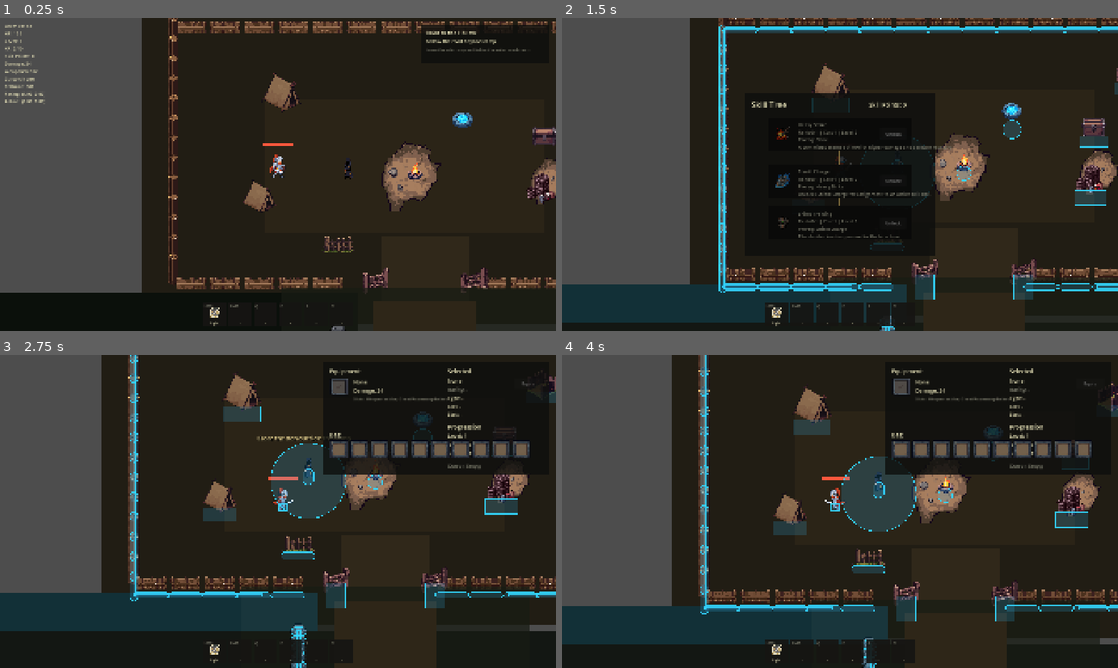
Above: before the commit, frames 1-4 (two rows, left to right).
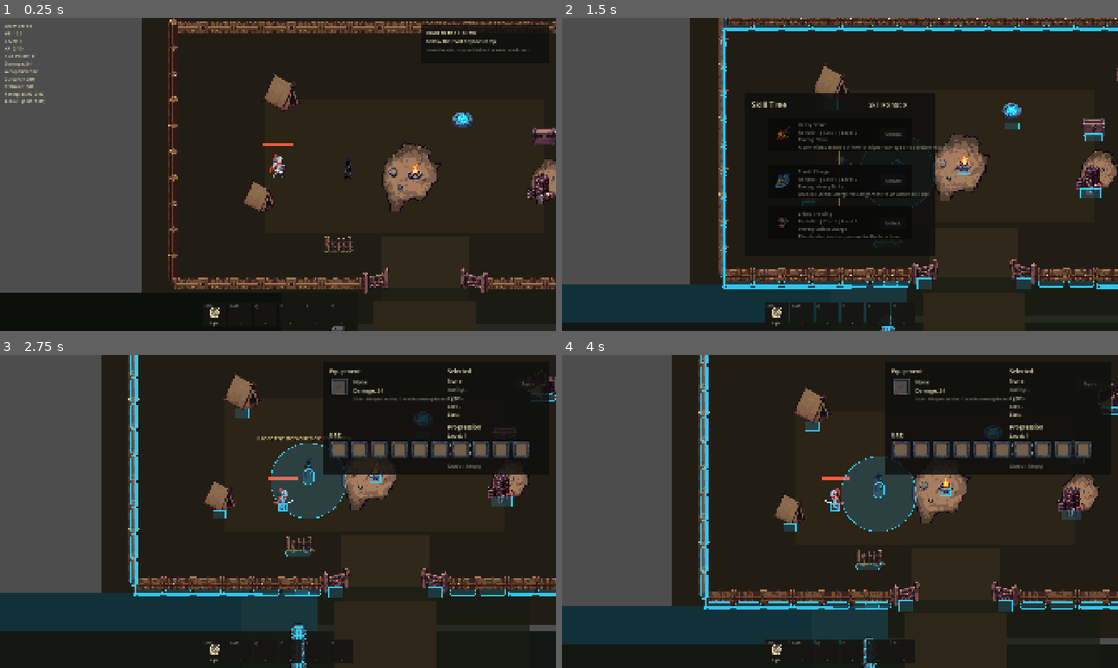
Above: after the commit, the same moments.

Repository: wq1456728/prototype-alpha
Game: Godot game, scene res://scenes/world/main_world.tscn
Same seed, same stepped clock (60 frames per second), same inputs: the game is played once before the commit and once after it. Sound files missing from this copy of the repository are replaced by a short silence.
Inputs (mouse positions are in pixels of both pictures, inside the frame that each line leads up to):
- Up to frame 1 (0.25 s): no input
- Up to frame 2 (1.5 s): tap Enter at 0.5 s; move the mouse to (962, 158) at 0.52 s; hold Right (ui_right) 0.53-1.28 s; tap P at 0.6 s; click (962, 158) at 0.67 s; tap Space at 0.77 s; move the mouse to (728, 190) at 1.27 s; hold Down (ui_down) from 1.28 s (still down); tap K at 1.35 s
- Up to frame 3 (2.75 s): tap Space at 1.52 s; move the mouse to (333, 442) at 2.02 s; release Down (ui_down) at 2.03 s; hold Right (ui_right) from 2.03 s (still down); tap B at 2.1 s
- Up to frame 4 (4 s): move the mouse to (812, 574) at 2.77 s; release Right (ui_right) at 2.78 s; hold Up (ui_up) 2.78-3.53 s; tap R at 2.85 s; click (812, 574) at 2.92 s; tap Space at 3.02, 3.77 s; move the mouse to (1006, 558) at 3.52 s; hold Left (ui_left) from 3.53 s (still down); tap Tab at 3.6 s

The runs differ from the first frame. In frame 1, 2.6% of the frame differs, in the area x 30-100%, y 0-89%; in frame 2, 6.5%, in the area x 28-100%, y 0-90%; in frame 3, 4.6%; in frame 4, 4.7%.

Commit message:
Tune camp collision footprints

Diff:
--- a/scripts/world/main_world.gd
+++ b/scripts/world/main_world.gd
@@ -91,11 +91,11 @@
 	props.y_sort_enabled = true
 	fixed_town.add_child(props)
 	_build_camp_fence(props)
-	_add_camp_prop_body(props, "CampTentNorthWest", _camp_asset("tent"), MAIN_WORLD_TOWN_BOUNDS.position + Vector2(410, 315), 1.15, "rect", Vector2(108, 44), Vector2(0, -10))
-	_add_camp_prop_body(props, "CampTentSouthWest", _camp_asset("tent"), MAIN_WORLD_TOWN_BOUNDS.position + Vector2(345, 610), 1.0, "rect", Vector2(98, 40), Vector2(0, -10))
-	_add_camp_prop_body(props, "CampSupplyStack", _camp_asset("crate_barrel_stack"), MAIN_WORLD_TOWN_BOUNDS.position + Vector2(1170, 575), 1.15, "rect", Vector2(94, 44), Vector2(0, 0))
-	_add_camp_prop_body(props, "CampPalisadeStorage", _camp_asset("palisade_wall"), MAIN_WORLD_TOWN_BOUNDS.position + Vector2(1290, 265), 1.0, "rect", Vector2(96, 34), Vector2(0, -8))
-	_add_camp_prop_body(props, "CampBrokenFenceDetail", _camp_asset("wood_fence_broken"), MAIN_WORLD_TOWN_BOUNDS.position + Vector2(575, 720), 1.1, "capsule_h", Vector2(98, 22), Vector2(0, 0))
+	_add_camp_prop_body(props, "CampTentNorthWest", _camp_asset("tent"), MAIN_WORLD_TOWN_BOUNDS.position + Vector2(410, 315), 1.15, "rect", Vector2(41, 27), Vector2(0, -13))
+	_add_camp_prop_body(props, "CampTentSouthWest", _camp_asset("tent"), MAIN_WORLD_TOWN_BOUNDS.position + Vector2(345, 610), 1.0, "rect", Vector2(36, 23), Vector2(0, -12))
+	_add_camp_prop_body(props, "CampSupplyStack", _camp_asset("crate_barrel_stack"), MAIN_WORLD_TOWN_BOUNDS.position + Vector2(1170, 575), 1.15, "rect", Vector2(59, 28), Vector2(0, -14))
+	_add_camp_prop_body(props, "CampPalisadeStorage", _camp_asset("palisade_wall"), MAIN_WORLD_TOWN_BOUNDS.position + Vector2(1290, 265), 1.0, "capsule_h", Vector2(78, 18), Vector2(0, -9))
+	_add_camp_prop_body(props, "CampBrokenFenceDetail", _camp_asset("wood_fence_broken"), MAIN_WORLD_TOWN_BOUNDS.position + Vector2(575, 720), 1.1, "capsule_h", Vector2(76, 18), Vector2(0, -9))
 
 	var npc_root := Node2D.new()
 	npc_root.name = "NPCPlaceholders"
@@ -107,9 +107,9 @@
 	interactables.name = "Interactables"
 	interactables.y_sort_enabled = true
 	fixed_town.add_child(interactables)
-	_add_camp_prop_body(interactables, "StashPlaceholder", _camp_asset("stash_chest"), MAIN_WORLD_TOWN_BOUNDS.position + Vector2(1180, 410), 1.25, "rect", Vector2(80, 32), Vector2(0, 0))
-	_add_camp_prop_body(interactables, "WaypointPlaceholder", _camp_asset("waypoint_marker"), MAIN_WORLD_TOWN_BOUNDS.position + Vector2(940, 375), 1.15, "circle", Vector2(54, 54), Vector2(0, 0))
-	_add_camp_animated_prop_body(interactables, "CampfireIdle", _camp_animation_frames("campfire_idle"), MAIN_WORLD_TOWN_BOUNDS.position + Vector2(800, 505), 1.18, 6.0, "circle", Vector2(42, 42), Vector2(0, -2))
+	_add_camp_prop_body(interactables, "StashPlaceholder", _camp_asset("stash_chest"), MAIN_WORLD_TOWN_BOUNDS.position + Vector2(1180, 410), 1.25, "rect", Vector2(49, 23), Vector2(0, -11))
+	_add_camp_prop_body(interactables, "WaypointPlaceholder", _camp_asset("waypoint_marker"), MAIN_WORLD_TOWN_BOUNDS.position + Vector2(940, 375), 1.15, "rect", Vector2(40, 21), Vector2(0, -10))
+	_add_camp_animated_prop_body(interactables, "CampfireIdle", _camp_animation_frames("campfire_idle"), MAIN_WORLD_TOWN_BOUNDS.position + Vector2(800, 505), 1.18, 6.0, "rect", Vector2(33, 21), Vector2(0, -11))
 
 	town_blockers_root = StaticBody2D.new()
 	town_blockers_root.name = "TownBounds"
@@ -133,6 +133,7 @@
 	gameplay_bounds.name = "GameplayBounds"
 	gameplay_bounds.set_meta("rect", MAIN_WORLD_TOWN_BOUNDS)
 	fixed_town.add_child(gameplay_bounds)
+	_update_fixed_town_z_indices()
 
 
 func _collect_generated_children() -> void:
@@ -191,6 +192,11 @@
 		camera.limit_top = int(MAIN_WORLD_TOWN_BOUNDS.position.y - TOWN_CAMERA_PADDING)
 		camera.limit_right = int(maxf(layout.map_size.x, MAIN_WORLD_TOWN_BOUNDS.end.x + TOWN_CAMERA_PADDING))
 		camera.limit_bottom = int(layout.map_size.y)
+
+
+func _update_world_entity_z_indices() -> void:
+	super._update_world_entity_z_indices()
+	_update_fixed_town_z_indices()
 
 
 func get_town_spawn_position() -> Vector2:
@@ -280,6 +286,18 @@
 	item.z_index = clampi(int(round(sort_y + MAIN_WORLD_DYNAMIC_Z_OFFSET)), -4095, 4095)
 
 
+func _update_fixed_town_z_indices() -> void:
+	if fixed_town == null:
+		return
+	for root_path in ["Props", "NPCPlaceholders", "Interactables"]:
+		var root := fixed_town.get_node_or_null(root_path)
+		if root == null:
+			continue
+		for node in root.get_children():
+			if node is Node2D and node is CanvasItem:
+				_apply_absolute_z_index(node as CanvasItem, _collision_sort_y(node as Node2D))
+
+
 func _add_town_rect(parent: Node, rect_name: String, rect: Rect2, color: Color, z: int) -> ColorRect:
 	var node := ColorRect.new()
 	node.name = rect_name
@@ -310,39 +328,44 @@
 	var bottom_y := MAIN_WORLD_TOWN_BOUNDS.end.y - 85.0
 	var gate_left_x := _town_center_x() - 145.0
 	var gate_right_x := _town_center_x() + 145.0
-	var horizontal_spacing := 100.0
-	var vertical_spacing := 58.0
+	var horizontal_spacing := 86.0
+	var vertical_spacing := 76.0
+	var horizontal_fence_collision := Vector2(77, 18)
+	var horizontal_fence_offset := Vector2(0, -9)
 
 	var segment_index := 0
 	var x := left_x + horizontal_spacing * 0.5
-	while x < right_x:
-		_add_camp_prop_body(parent, "NorthFence%02d" % segment_index, _camp_asset("wood_fence_straight"), Vector2(x, top_y), 1.12, "capsule_h", Vector2(98, 18), Vector2(0, 0))
+	while x < right_x - horizontal_spacing * 0.5:
+		_add_camp_prop_body(parent, "NorthFence%02d" % segment_index, _camp_asset("wood_fence_straight"), Vector2(x, top_y), 1.12, "capsule_h", horizontal_fence_collision, horizontal_fence_offset)
 		segment_index += 1
 		x += horizontal_spacing
 
 	segment_index = 0
 	x = left_x + horizontal_spacing * 0.5
-	while x < gate_left_x - 50.0:
-		_add_camp_prop_body(parent, "SouthWestFence%02d" % segment_index, _camp_asset("wood_fence_straight"), Vector2(x, bottom_y), 1.12, "capsule_h", Vector2(98, 18), Vector2(0, 0))
+	while x < gate_left_x - 94.0:
+		_add_camp_prop_body(parent, "SouthWestFence%02d" % segment_index, _camp_asset("wood_fence_straight"), Vector2(x, bottom_y), 1.12, "capsule_h", horizontal_fence_collision, horizontal_fence_offset)
 		segment_index += 1
 		x += horizontal_spacing
+	_add_camp_prop_body(parent, "SouthWestFenceGateJoin", _camp_asset("wood_fence_straight"), Vector2(gate_left_x - 82.0, bottom_y), 1.12, "capsule_h", horizontal_fence_collision, horizontal_fence_offset)
+
 	segment_index = 0
-	x = gate_right_x + 50.0
-	while x < right_x:
-		_add_camp_prop_body(parent, "SouthEastFence%02d" % segment_index, _camp_asset("wood_fence_straight"), Vector2(x, bottom_y), 1.12, "capsule_h", Vector2(98, 18), Vector2(0, 0))
+	_add_camp_prop_body(parent, "SouthEastFenceGateJoin", _camp_asset("wood_fence_straight"), Vector2(gate_right_x + 82.0, bottom_y), 1.12, "capsule_h", horizontal_fence_collision, horizontal_fence_offset)
+	x = gate_right_x + 82.0 + horizontal_spacing
+	while x < right_x - horizontal_spacing * 0.5:
+		_add_camp_prop_body(parent, "SouthEastFence%02d" % segment_index, _camp_asset("wood_fence_straight"), Vector2(x, bottom_y), 1.12, "capsule_h", horizontal_fence_collision, horizontal_fence_offset)
 		segment_index += 1
 		x += horizontal_spacing
 
 	segment_index = 0
 	var y := top_y + vertical_spacing * 0.5
 	while y < bottom_y:
-		_add_camp_prop_body(parent, "WestSideFence%02d" % segment_index, _camp_asset("wood_fence_side"), Vector2(left_x, y), 1.08, "capsule_v", Vector2(24, 86), Vector2(0, -2))
-		_add_camp_prop_body(parent, "EastSideFence%02d" % segment_index, _camp_asset("wood_fence_side"), Vector2(right_x, y), 1.08, "capsule_v", Vector2(24, 86), Vector2(0, -2))
+		_add_camp_prop_body(parent, "WestSideFence%02d" % segment_index, _camp_asset("wood_fence_side"), Vector2(left_x, y), 1.08, "capsule_v", Vector2(19, 78), Vector2(0, -39))
+		_add_camp_prop_body(parent, "EastSideFence%02d" % segment_index, _camp_asset("wood_fence_side"), Vector2(right_x, y), 1.08, "capsule_v", Vector2(19, 78), Vector2(0, -39))
 		segment_index += 1
 		y += vertical_spacing
 
-	_add_camp_prop_body(parent, "CampGateLeftPost", _camp_asset("wood_fence_gate_side"), Vector2(gate_left_x, bottom_y + 8.0), 1.08, "rect", Vector2(56, 74), Vector2(0, -8))
-	_add_camp_prop_body(parent, "CampGateRightPost", _camp_asset("wood_fence_gate_side"), Vector2(gate_right_x, bottom_y + 8.0), 1.08, "rect", Vector2(56, 74), Vector2(0, -8), Vector2.ZERO, PI)
+	_add_camp_prop_body(parent, "CampGateLeftPost", _camp_asset("wood_fence_gate_side"), Vector2(gate_left_x, bottom_y + 8.0), 1.08, "rect", Vector2(42, 32), Vector2(0, -16))
+	_add_camp_prop_body(parent, "CampGateRightPost", _camp_asset("wood_fence_gate_side"), Vector2(gate_right_x, bottom_y + 8.0), 1.08, "rect", Vector2(42, 32), Vector2(0, -16), Vector2.ZERO, 0.0, true)
 
 
 func _add_ground_decal(parent: Node, decal_name: String, texture: Texture2D, position: Vector2, scale_value: float) -> Sprite2D:
@@ -362,7 +385,8 @@
 	collision_size: Vector2,
 	collision_offset: Vector2,
 	sprite_offset: Vector2 = Vector2.ZERO,
-	sprite_rotation: float = 0.0
+	sprite_rotation: float = 0.0,
+	sprite_flip_h: bool = false
 ) -> StaticBody2D:
 	var body := StaticBody2D.new()
 	body.name = body_name
@@ -404,6 +428,7 @@
 	sprite.texture = texture
 	sprite.scale = Vector2(scale_value, scale_value)
 	sprite.rotation = sprite_rotation
+	sprite.flip_h = sprite_flip_h
 	sprite.texture_filter = CanvasItem.TEXTURE_FILTER_NEAREST
 	if texture != null:
 		var size := texture.get_size() * scale_value
--- a/tools/smoke_task30_camp_assembly.gd
+++ b/tools/smoke_task30_camp_assembly.gd
@@ -24,6 +24,8 @@
 	if not _validate_fence_orientation(scene):
 		return
 	if not _validate_interaction_placeholder(scene):
+		return
+	if not _validate_fixed_town_z_sort(scene):
 		return
 	if not _validate_gate_and_bounds_motion(scene):
 		return
@@ -91,6 +93,18 @@
 	if north_sprite.texture == west_sprite.texture:
 		_fail("side_fence_reused_front_fence_texture")
 		return false
+	var right_gate := scene.get_node("FixedTown/Props/CampGateRightPost/Sprite2D") as Sprite2D
+	if right_gate == null or not right_gate.flip_h or absf(right_gate.rotation) > 0.01:
+		_fail("right_gate_should_be_mirrored_not_rotated")
+		return false
+	var north_shape := scene.get_node("FixedTown/Props/NorthFence00/CollisionShape2D") as CollisionShape2D
+	if north_shape == null or not (north_shape.shape is CapsuleShape2D):
+		_fail("north_fence_collision_missing_capsule")
+		return false
+	var north_capsule := north_shape.shape as CapsuleShape2D
+	if north_capsule.height > 82.0:
+		_fail("north_fence_collision_too_long=%.2f" % north_capsule.height)
+		return false
 	return true
 
 
@@ -113,6 +127,22 @@
 	var campfire_idle := scene.get_node("FixedTown/Interactables/CampfireIdle/AnimatedSprite2D") as AnimatedSprite2D
 	if campfire_idle == null or campfire_idle.sprite_frames == null or campfire_idle.sprite_frames.get_frame_count("idle") < 5:
 		_fail("campfire_idle_animation_missing")
+		return false
+	var stash_shape := scene.get_node("FixedTown/Interactables/StashPlaceholder/CollisionShape2D") as CollisionShape2D
+	if stash_shape == null or not (stash_shape.shape is RectangleShape2D):
+		_fail("stash_collision_missing_rect")
+		return false
+	var stash_rect := stash_shape.shape as RectangleShape2D
+	if stash_shape.position.y >= -2.0 or stash_rect.size.x > 58.0 or stash_rect.size.y > 28.0:
+		_fail("stash_collision_not_using_footprint size=%s offset=%s" % [str(stash_rect.size), str(stash_shape.position)])
+		return false
+	var campfire_shape := scene.get_node("FixedTown/Interactables/CampfireIdle/CollisionShape2D") as CollisionShape2D
+	if campfire_shape == null or not (campfire_shape.shape is RectangleShape2D):
+		_fail("campfire_collision_missing_rect")
+		return false
+	var campfire_rect := campfire_shape.shape as RectangleShape2D
+	if campfire_shape.position.y >= -2.0 or campfire_rect.size.x > 42.0 or campfire_rect.size.y > 26.0:
+		_fail("campfire_collision_not_using_footprint size=%s offset=%s" % [str(campfire_rect.size), str(campfire_shape.position)])
 		return false
 	return true
 
@@ -139,6 +169,24 @@
 		return false
 	if _motion_is_clear(player, scene.call("get_town_spawn_position"), Vector2(900, 0)):
 		_fail("east_bounds_not_blocking")
+		return false
+	return true
+
+
+func _validate_fixed_town_z_sort(scene: Node) -> bool:
+	var stash := scene.get_node("FixedTown/Interactables/StashPlaceholder") as CanvasItem
+	var campfire := scene.get_node("FixedTown/Interactables/CampfireIdle") as CanvasItem
+	var npc := scene.get_node("FixedTown/NPCPlaceholders/QuestGiverPlaceholder") as CanvasItem
+	if stash == null or campfire == null or npc == null:
+		_fail("missing_z_sort_targets")
+		return false
+	if stash.z_as_relative or campfire.z_as_relative or npc.z_as_relative:
+		_fail("fixed_town_dynamic_items_should_use_absolute_z")
+		return false
+	var stash_body := stash as Node2D
+	var campfire_body := campfire as Node2D
+	if stash_body != null and campfire_body != null and stash_body.global_position.y < campfire_body.global_position.y and stash.z_index >= campfire.z_index:
+		_fail("fixed_town_z_order_not_collision_bottom_based stash=%d campfire=%d" % [stash.z_index, campfire.z_index])
 		return false
 	return true
 
